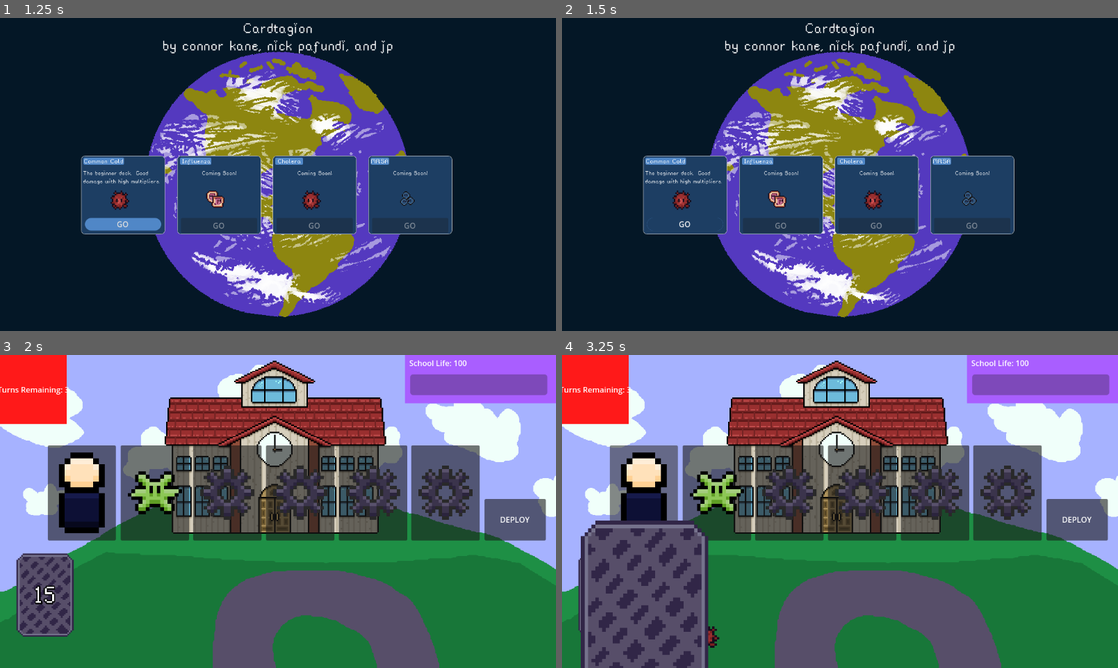
Above: before the commit, frames 1-4 (two rows, left to right).
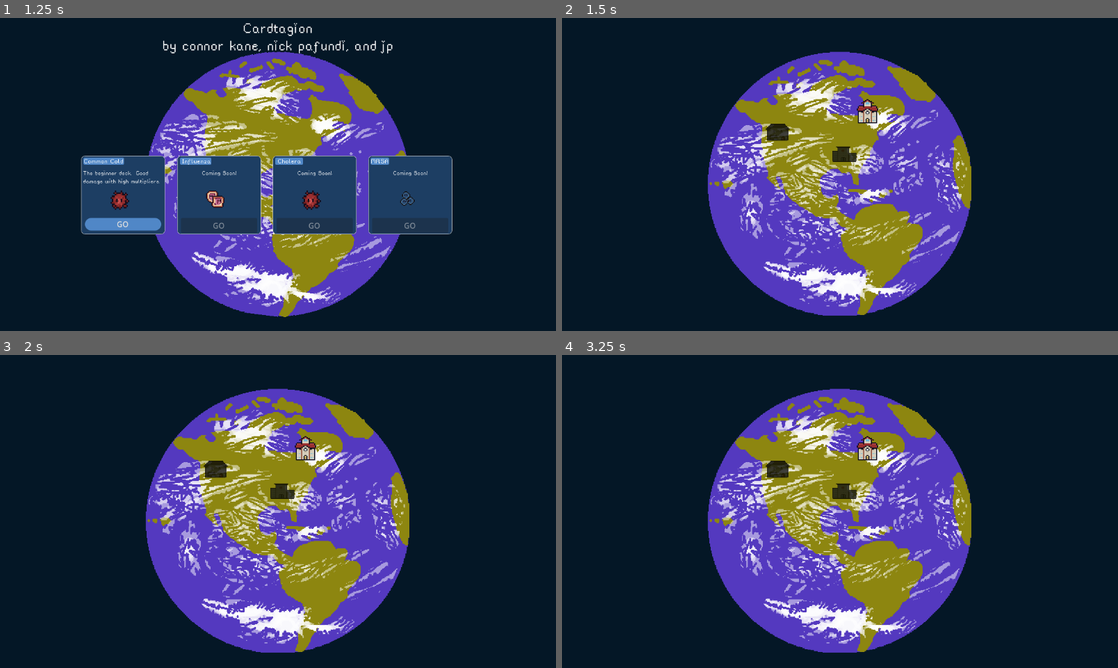
Above: after the commit, the same moments.

Repository: JPGFG/ld24
Game: Godot game, scene res://ui/start_menu.tscn
The game is run twice, just before and just after one commit, with the same random seed, the same clock (stepped at 60 frames per second) and the same inputs. This scene is started directly instead of the project's main scene.
Inputs (mouse positions are in pixels of both pictures, inside the frame that each line leads up to):
- Up to frame 1 (1.25 s): click "START GAME" at 0.5 s
- Up to frame 2 (1.5 s): click "GO" at 1.25 s
- Up to frame 3 (2 s): no input
- Up to frame 4 (3.25 s): click (684, 561) at 2 s, where only the run after the commit has a clickable "GO"; click (645, 492) at 2.77 s

Frame 1 is identical in both runs. In frame 2, 25% of the frame differs, in the area x 14-82%, y 1-96%; in frame 3, 99%; in frame 4, 99%, in the area x 0-100%, y 0-100%.

Commit message:
added sound effect on click for location picker

Diff:
--- a/scenes/LocationPicker.tscn
+++ b/scenes/game-board/LocationPicker.tscn
@@ -1,12 +1,11 @@
-[gd_scene load_steps=15 format=3 uid="uid://g4vp8gmufhge"]
-
-[ext_resource type="Script" path="res://scripts/controllers/location-picker.gd" id="1_hdiao"]
-[ext_resource type="Texture2D" uid="uid://dlfmu0bfaie5q" path="res://assets/sprites/ui/title-menu-graphi.png" id="1_silxv"]
-[ext_resource type="Texture2D" uid="uid://pvjrij75vg38" path="res://assets/sprites/gameboard/mini_school.png" id="3_rs4sr"]
-[ext_resource type="Script" path="res://scripts/controllers/location-token.gd" id="4_ojniq"]
-[ext_resource type="Texture2D" uid="uid://djv5uwy6lsn1m" path="res://assets/sprites/gameboard/mini_gym.png" id="5_obx50"]
-[ext_resource type="Texture2D" uid="uid://dkcrw6qs78wq4" path="res://assets/sprites/gameboard/mini_hospital.png" id="6_kov8l"]
-[ext_resource type="FontFile" uid="uid://cfu074rula0ps" path="res://resources/fonts/pixel_font_2.ttf" id="7_4e7vo"]
+[gd_scene load_steps=14 format=3 uid="uid://g4vp8gmufhge"]
+
+[ext_resource type="Texture2D" uid="uid://dlfmu0bfaie5q" path="res://assets/sprites/ui/title-menu-graphi.png" id="1_tlvoo"]
+[ext_resource type="Texture2D" uid="uid://pvjrij75vg38" path="res://assets/sprites/gameboard/mini_school.png" id="2_nfn6l"]
+[ext_resource type="Script" path="res://scripts/controllers/location-token.gd" id="3_21pb1"]
+[ext_resource type="Texture2D" uid="uid://djv5uwy6lsn1m" path="res://assets/sprites/gameboard/mini_gym.png" id="4_3rnaj"]
+[ext_resource type="Texture2D" uid="uid://dkcrw6qs78wq4" path="res://assets/sprites/gameboard/mini_hospital.png" id="5_phkn5"]
+[ext_resource type="FontFile" uid="uid://cfu074rula0ps" path="res://resources/fonts/pixel_font_2.ttf" id="6_uh1xt"]
 
 [sub_resource type="StyleBoxFlat" id="StyleBoxFlat_gwq4f"]
 bg_color = Color(0.1131, 0.24232, 0.39, 1)
@@ -61,7 +60,6 @@
 anchor_bottom = 1.0
 grow_horizontal = 2
 grow_vertical = 2
-script = ExtResource("1_hdiao")
 
 [node name="BackGround" type="ColorRect" parent="."]
 layout_mode = 1
@@ -394,6 +392,8 @@
 
 [node name="Line2D" type="Line2D" parent="BackGround/GymBox"]
 position = Vector2(207, 1)
+
+[node name="SFXPlayer" type="AudioStreamPlayer2D" parent="."]
 
 [connection signal="gui_input" from="BackGround/SchoolIcon" to="BackGround/SchoolIcon" method="_on_gui_input"]
 [connection signal="mouse_entered" from="BackGround/SchoolIcon" to="BackGround/SchoolIcon" method="_on_mouse_entered"]
--- a/scripts/controllers/location-token.gd
+++ b/scripts/controllers/location-token.gd
@@ -4,12 +4,14 @@
 
 @export var enabled = true
 @export var description_container: PanelContainer
+@onready var sfx_player: AudioStreamPlayer2D = $"../../SFXPlayer"
+@onready var ui_accept_sound: AudioStreamMP3 = preload("res://assets/sounds/click_start.mp3")
+
 
 var sprite_start_scale_x: float = 1.25
 var sprite_start_scale_y: float = 1.25
 var hover_scale_factor: float = 1.5
 var hover_scale_time: float = 0.3
-
 var can_click = false
 
 func _ready() -> void:
@@ -52,4 +54,7 @@
 
 func _on_gui_input(event: InputEvent) -> void:
 	if event.is_pressed() and can_click == true and enabled == true:
+		sfx_player.stream = ui_accept_sound
+		sfx_player.play()
+		await get_tree().create_timer(0.6).timeout
 		get_tree().change_scene_to_file("res://scenes/game-board/gameboard.tscn")
--- a/ui/start_menu.gd
+++ b/ui/start_menu.gd
@@ -3,7 +3,7 @@
 
 @export var animation_player: AnimationPlayer
 
-var main_scene = "res://scenes/game-board/gameboard.tscn"
+var main_scene = "res://scenes/game-board/LocationPicker.tscn"
 
 var germ_orbital_array : Array[GermOrbital]
 @onready var flu_line : Line2D = $"FluLine"
@@ -16,6 +16,7 @@
 
 @onready var sfx_player: AudioStreamPlayer2D = $"SFXPlayer"
 @onready var ui_accept_sound: AudioStreamMP3 = preload("res://assets/sounds/click_start.mp3")
+@onready var location_picker: Control = $LocationPicker
 
 func _ready():
 	for child in get_children():
@@ -61,5 +62,5 @@
 func _on_cold_button_pressed():
 	sfx_player.stream = ui_accept_sound
 	sfx_player.play()
-	await get_tree().create_timer(0.6).timeout
-	get_tree().change_scene_to_file(main_scene)
+	location_picker.show()
+	#get_tree().change_scene_to_file(main_scene)
--- a/ui/start_menu.tscn
+++ b/ui/start_menu.tscn
@@ -12,6 +12,7 @@
 [ext_resource type="Texture2D" uid="uid://cv4ss37f3eccg" path="res://assets/sprites/ui/flu_orbital.png" id="9_hvsro"]
 [ext_resource type="Texture2D" uid="uid://bg4kx0g0707nt" path="res://assets/sprites/ui/title-menu-germ.png" id="11_ntm51"]
 [ext_resource type="AudioStream" uid="uid://df5yagb8sfh58" path="res://assets/music/main_menu.mp3" id="12_kxyrp"]
+[ext_resource type="PackedScene" uid="uid://g4vp8gmufhge" path="res://scenes/game-board/LocationPicker.tscn" id="13_1q0f2"]
 
 [sub_resource type="LabelSettings" id="LabelSettings_iiylu"]
 font = ExtResource("4_yhmey")
@@ -728,5 +729,9 @@
 
 [node name="SFXPlayer" type="AudioStreamPlayer2D" parent="."]
 
+[node name="LocationPicker" parent="." instance=ExtResource("13_1q0f2")]
+visible = false
+layout_mode = 1
+
 [connection signal="pressed" from="MarginContainer/VBoxContainer/StartGame" to="." method="_on_start_game_pressed"]
 [connection signal="pressed" from="ColdDeckSelect/Panel/MarginContainer2/ColdButton" to="." method="_on_cold_button_pressed"]
Not shown: 6 places in scenes/game-board/LocationPicker.tscn that only renumber resources
Not shown: 1 places in ui/start_menu.tscn that only renumber resources
